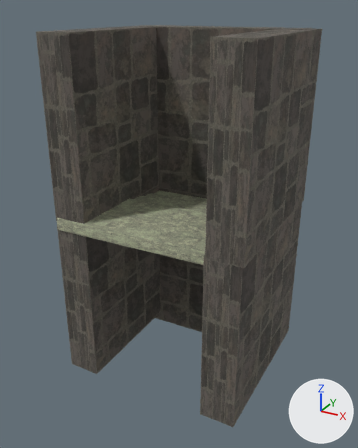
Before and after pictures for a commit that changed the glTF model BaseFramework 3D/Asset/Blender/Map/Castle/Stairs/Stairs.gltf.
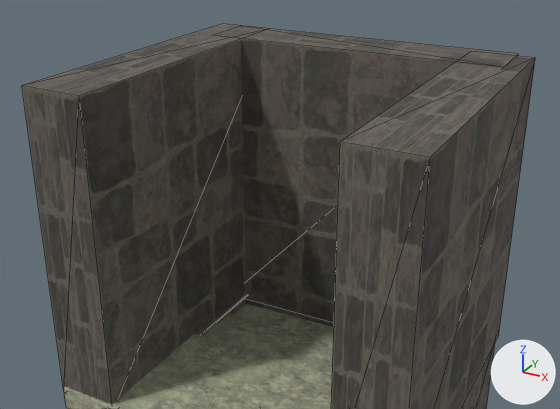
Each version appears first whole from a 50 mm lens placed at (12.8, -19.3, 10.8), pointed at (-0.3, 4.6, -1.1), and next in a close-up from a 50 mm lens placed at (10.2, -14.5, 15.2), pointed at (-1.5, 6.8, 4.5). Every picture has the same lights, and +X, +Y and +Z are marked at lower right. The older version's two pictures come first. The close-ups show mesh edges as thin lines.

Names of what the first close-up shows: 'pedestal', '立方体.001', '立方体.002', '立方体.003', '立方体.004', '立方体.007' and 1 more.
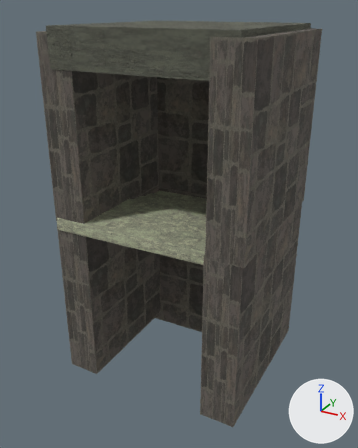
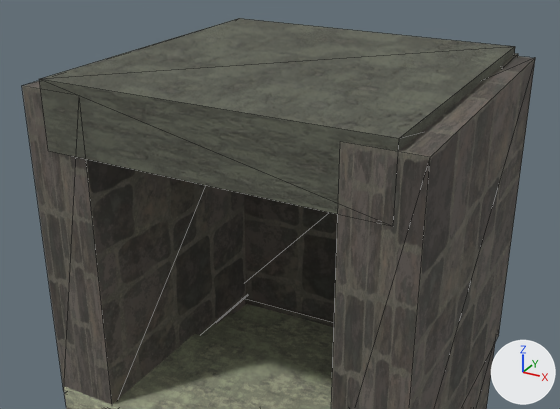
Pixel boxes (x1, y1, x2, y2) of what changed, in the close-ups (560 x 409 px):
'立方体', added
    after: (39, 18, 515, 214)
'立方体.003', unchanged, covered by the edit
    before: (212, 26, 518, 321)
    after: (244, 53, 518, 321)

The change in detail:
Picture 'stone_2_c' (img_stone_2_c) is new.
Picture 'NormalMap' (img_normalmap) is new.
Material 'マテリアル' (mat_マテリアル) is new.
Uses the picture img_normalmap.
Uses the picture img_stone_2_c.
Mesh me_立方体 is new.
It is a box spanning x -5.0..5.0, y -0.03..9.98, z 8.0..10.0.
It uses material mat_マテリアル.
Object '立方体' (ob_立方体) is new; it shows me_立方体.
Its location is (0.0, 0.0, 0.0).
